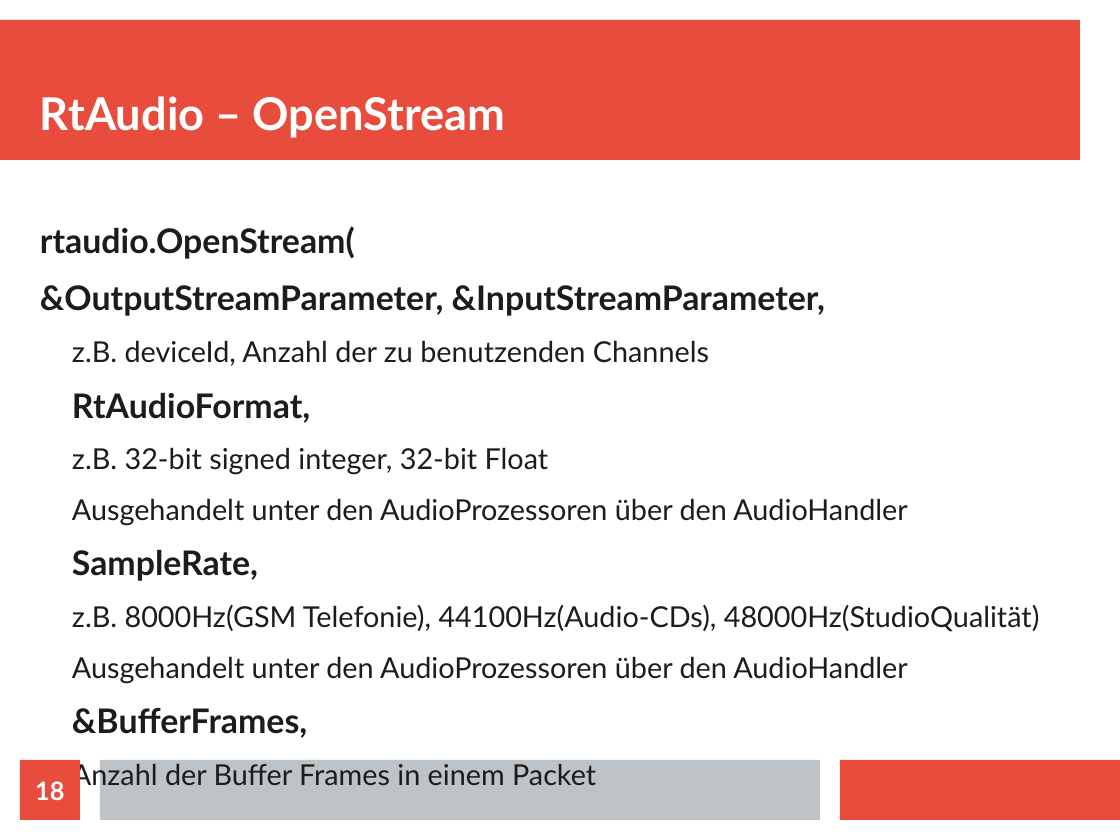
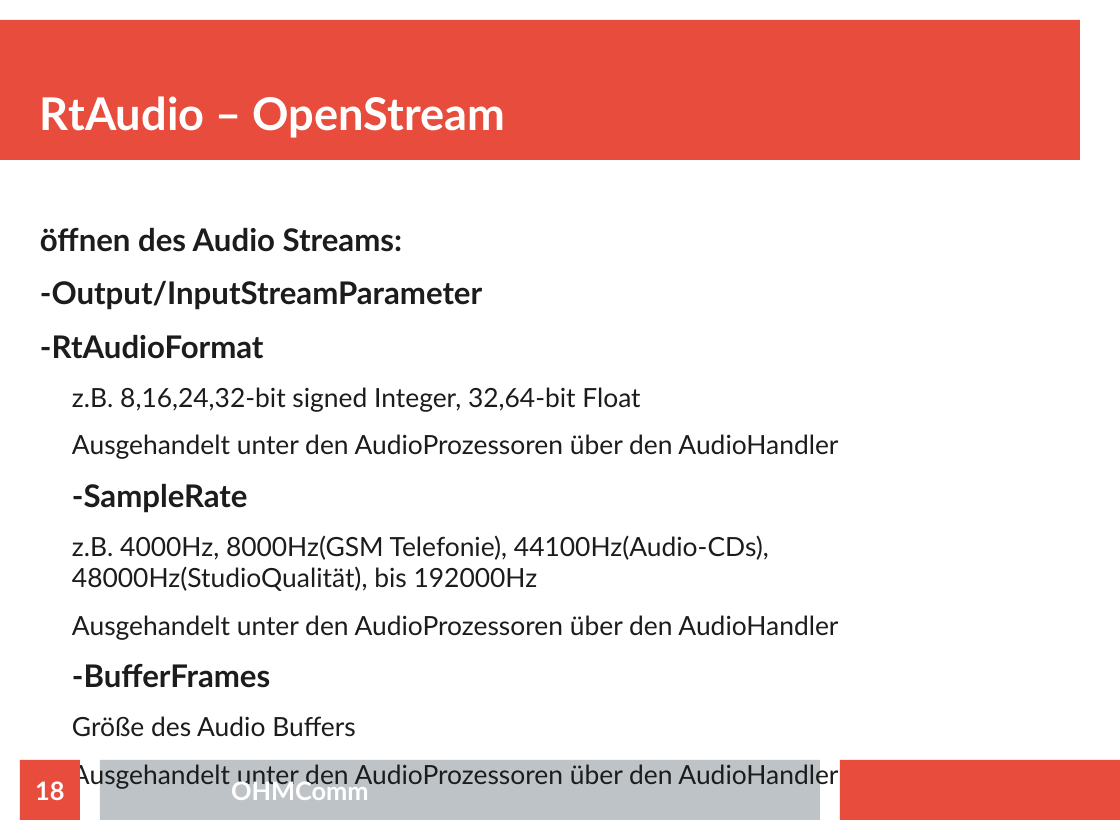
Before and after one commit to doe300/OHMComm, a slide deck: slide 18 of documents/OHMCommPres.odp. Drawn at 1120x840 pixels with LibreOffice and Linux fonts; fonts in the diff are those of the drawing. Boxes give left, top, right and bottom in pixels: in the first picture for what was removed or moved away, otherwise in the second. Text is boxed around its words. In the diff, an @@ line names an element or a change of style, - is before the commit and + after.

Commit message:
Updated Presentation
rtaudio, opus and statistic slides improved

```diff
--- a/documents/OHMCommPres.odp
+++ b/documents/OHMCommPres.odp
@@ text at <box>40,227,640,412</box>: text changed; size 24.1 to 22.1 pt @@
-rtaudio.OpenStream(
-&OutputStreamParameter, &InputStreamParameter,
-  z.B. deviceId, Anzahl der zu benutzenden Channels
-RtAudioFormat,
-  z.B. 32-bit signed integer, 32-bit Float
+öffnen des Audio Streams:
+-Output/InputStreamParameter
+-RtAudioFormat
+  z.B. 8,16,24,32-bit signed Integer, 32,64-bit Float
@@ text at <box>72,434,838,640</box>: size 20.4 to 18.7 pt in "Ausgehandelt unter den AudioProzessoren über den AudioHandle ...", "Ausgehandelt unter den AudioProzessoren über den AudioHandle ..." @@
@@ text at <box>72,483,769,591</box>: text changed; size 20.4 to 18.7 pt @@
-SampleRate,
-  z.B. 8000Hz(GSM Telefonie), 44100Hz(Audio-CDs), 48000Hz(StudioQualität)
+-SampleRate
+  z.B. 4000Hz, 8000Hz(GSM Telefonie), 44100Hz(Audio-CDs), 48000Hz(StudioQualität), bis 192000Hz
@@ text at <box>72,664,838,789</box>: text changed; size 20.4 to 18.7 pt @@
-&BufferFrames,
-  Anzahl der Buffer Frames in einem Packet
+-BufferFrames
+  Größe des Audio Buffers
+  Ausgehandelt unter den AudioProzessoren über den AudioHandler
@@ text added at <box>231,778,369,800</box>, 18 pt, text #FFFFFF, bold @@
+OHMComm
```
Also in this commit, not shown: 24 other slides changed, 2 slides added, 5 slides removed.
